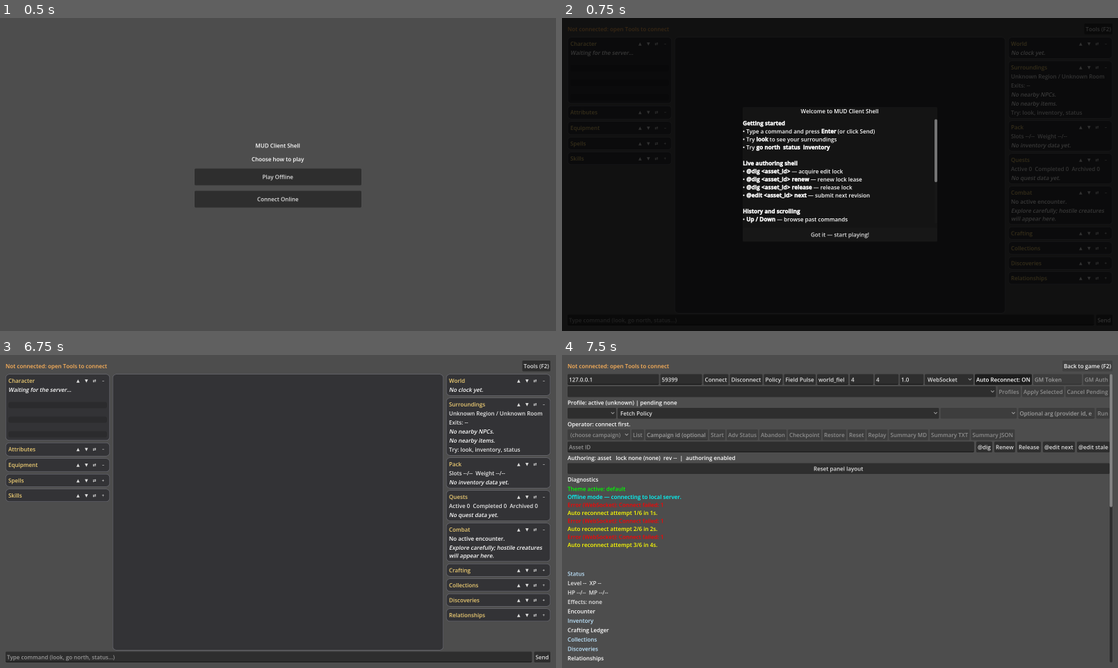
Above: before the commit, frames 1-4 (two rows, left to right).
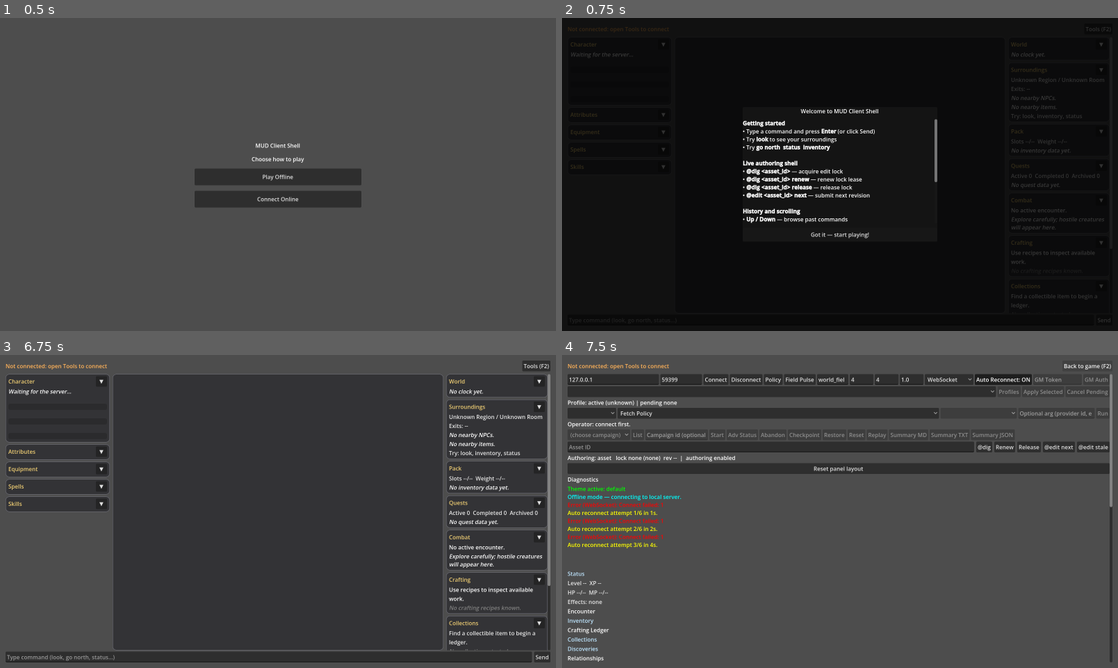
Above: after the commit, the same moments.

Repository: jbax-and-his-ai-pals/008-mud
Game: Godot game, scene res://scenes/launcher.tscn
The game is run twice, just before and just after one commit, with the same random seed, the same clock (stepped at 60 frames per second) and the same inputs.
Inputs (mouse positions are in pixels of both pictures, inside the frame that each line leads up to):
- Up to frame 1 (0.5 s): no input
- Up to frame 2 (0.75 s): click "Play Offline" at 0.5 s
- Up to frame 3 (6.75 s): click (266, 655) at 1.27 s; type "12" at 1.35 s; click (105, 480) at 2 s, where only the run before the commit has a clickable "+"; click (105, 495) at 2.75 s, where only the run before the commit has a clickable "+"; click (544, 570) at 3.5 s, where only the run before the commit has a clickable "+"; click (544, 586) at 4.25 s, where only the run before the commit has a clickable "+"; click (544, 599) at 5 s, where only the run before the commit has a clickable "+"; click (544, 614) at 5.75 s, where only the run before the commit has a clickable "+"; click "Got it — start playing!" at 6.5 s
- Up to frame 4 (7.5 s): click "Tools (F2)" at 7.25 s

Frame 1 is identical in both runs. In frame 2, 1.3% of the frame differs, in the area x 1-98%, y 7-93%; in frame 3, 9.0%, in the area x 1-99%, y 6-95%; in frame 4, nothing differs.

Commit message:
Panels: one clear collapse button, all open by default, layout kept per character
- The up/down/other-side buttons are gone (dragging does that); the collapse button is a
  larger bordered arrow that points down when open and right when collapsed.
- Every panel starts expanded.
- The arrangement is saved with the character and the server they play on
  ("host:port|name" in user://dock_layouts.json) and restored when they connect again.
  A character with no saved arrangement keeps what is on screen and saves it as theirs.

Co-Authored-By: Claude Sonnet 5.5 <noreply@anthropic.com>

Diff:
--- a/client/scripts/ui/docks/dock_manager.gd
+++ b/client/scripts/ui/docks/dock_manager.gd
@@ -11,7 +11,10 @@
 
 const DOCK_PANEL = preload("res://scripts/ui/docks/dock_panel.gd")
 const DOCK_COLUMN = preload("res://scripts/ui/docks/dock_column.gd")
-const LAYOUT_PATH := "user://dock_layout.json"
+# One file holds every saved arrangement: "<server>|<character>" -> layout, plus "_last", the most
+# recent one, which a character with no arrangement of their own starts from.
+const LAYOUT_PATH := "user://dock_layouts.json"
+const LAST := "_last"
 const DOCK_WIDTH := 300
 
 # id -> [title, default dock, start collapsed]. The order here is the default order.
@@ -19,17 +22,17 @@
 	["character", "Character", "left", false],
 	["attributes", "Attributes", "left", false],
 	["equipment", "Equipment", "left", false],
-	["spells", "Spells", "left", true],
-	["skills", "Skills", "left", true],
+	["spells", "Spells", "left", false],
+	["skills", "Skills", "left", false],
 	["world", "World", "right", false],
 	["surroundings", "Surroundings", "right", false],
 	["pack", "Pack", "right", false],
 	["quests", "Quests", "right", false],
 	["combat", "Combat", "right", false],
-	["crafting", "Crafting", "right", true],
-	["collections", "Collections", "right", true],
-	["discoveries", "Discoveries", "right", true],
-	["relationships", "Relationships", "right", true],
+	["crafting", "Crafting", "right", false],
+	["collections", "Collections", "right", false],
+	["discoveries", "Discoveries", "right", false],
+	["relationships", "Relationships", "right", false],
 ]
 
 var left_column: VBoxContainer
@@ -52,6 +55,7 @@
 var _skills: RichTextLabel
 var _world: RichTextLabel
 var _on_link: Callable
+var _layout_key: String = ""
 
 
 ## `existing` maps a panel id to the nodes that already display it (the main controller keeps
@@ -62,19 +66,18 @@
 	right_column = _make_column()
 	left_scroll = _make_scroll(left_column)
 	right_scroll = _make_scroll(right_column)
-	var saved := _load_layout()
+	var saved: Variant = _load_all().get(LAST, {})
 	for spec in PANELS:
 		var id: String = spec[0]
 		var content := _content_for(id, existing.get(id, []))
 		var card = DOCK_PANEL.new()
 		card.setup(id, spec[1], content, bool(spec[3]))
 		card.changed.connect(save_layout)
-		card.move_requested.connect(func(direction: String) -> void: _move(card, direction))
 		panels[id] = card
 	# default placement first, then whatever the player arranged
 	for spec in PANELS:
 		(left_column if spec[2] == "left" else right_column).add_child(panels[spec[0]])
-	_apply_saved(saved)
+	_apply_saved(saved if saved is Dictionary else {})
 
 
 func _make_column() -> VBoxContainer:
@@ -291,20 +294,18 @@
 
 # --- moving and remembering -------------------------------------------------------------
 
-func _move(card: Control, direction: String) -> void:
-	var column := card.get_parent() as VBoxContainer
-	if column == null:
+## The arrangement belongs to a character on a server: switching to one that has a saved layout
+## applies it; one that has none keeps what is on screen and saves it as theirs from now on.
+func use_layout_for(server: String, character: String) -> void:
+	var key := "%s|%s" % [server.strip_edges(), character.strip_edges().to_lower()]
+	if key == _layout_key or character.strip_edges() == "":
 		return
-	match direction:
-		"up":
-			column.move_child(card, maxi(0, card.get_index() - 1))
-		"down":
-			column.move_child(card, mini(column.get_child_count() - 1, card.get_index() + 1))
-		"side":
-			var other: VBoxContainer = right_column if column == left_column else left_column
-			column.remove_child(card)
-			other.add_child(card)
-	save_layout()
+	_layout_key = key
+	var saves := _load_all()
+	if saves.has(key) and saves[key] is Dictionary:
+		_apply_saved(saves[key])
+	else:
+		save_layout()
 
 
 func save_layout() -> void:
@@ -312,14 +313,19 @@
 	for pair in [["left", left_column], ["right", right_column]]:
 		var column: VBoxContainer = pair[1]
 		for card in column.get_children():
+			if card.get("panel_id") == null:
+				continue   # the drop preview box
 			data[card.panel_id] = {"dock": pair[0], "index": card.get_index(), "collapsed": card.collapsed}
+	var saves := _load_all()
+	saves[LAST] = data
+	if _layout_key != "":
+		saves[_layout_key] = data
 	var file := FileAccess.open(LAYOUT_PATH, FileAccess.WRITE)
 	if file != null:
-		file.store_string(JSON.stringify(data))
+		file.store_string(JSON.stringify(saves))
 
 
 func reset_layout() -> void:
-	DirAccess.remove_absolute(ProjectSettings.globalize_path(LAYOUT_PATH))
 	for spec in PANELS:
 		var card: Control = panels[spec[0]]
 		var column: VBoxContainer = left_column if spec[2] == "left" else right_column
@@ -334,9 +340,10 @@
 				order.append(spec[0])
 		for i in range(order.size()):
 			column.move_child(panels[order[i]], i)
-
-
-func _load_layout() -> Dictionary:
+	save_layout()
+
+
+func _load_all() -> Dictionary:
 	if not FileAccess.file_exists(LAYOUT_PATH):
 		return {}
 	var parsed = JSON.parse_string(FileAccess.get_file_as_string(LAYOUT_PATH))
--- a/client/scripts/ui/docks/dock_panel.gd
+++ b/client/scripts/ui/docks/dock_panel.gd
@@ -1,14 +1,12 @@
 # scripts/ui/docks/dock_panel.gd
 #
-# One info panel in a dock (Pack, Character, Equipment...): a titled card that can be collapsed,
-# nudged up or down, sent to the other side, or dragged by its title to any position in either
-# dock. The content is any Control; the card only owns the frame. Reached through `preload`.
+# One info panel in a dock (Pack, Character, Equipment...): a titled card that can be collapsed, or dragged
+# by its title to any position in either dock. The content is any Control; the card only owns the frame. Reached through `preload`.
 extends PanelContainer
 
 const PANEL_STYLE = preload("res://scripts/ui/docks/panel_style.gd")
 
-signal changed                       # collapsed, or asked to move: the owner saves the layout
-signal move_requested(direction: String)   # "up" | "down" | "side"
+signal changed                       # collapsed or expanded: the owner saves the layout
 
 var panel_id: String = ""
 var title_text: String = ""
@@ -46,12 +44,7 @@
 	# data, so it hands the question to the card.
 	_title.set_drag_forwarding(_get_drag_data, Callable(), Callable())
 	header.add_child(_title)
-	for spec in [["▲", "Move up", "up"], ["▼", "Move down", "down"], ["⇄", "Send to the other side", "side"]]:
-		var button := _tool_button(spec[0], spec[1])
-		var direction: String = spec[2]
-		button.pressed.connect(func() -> void: move_requested.emit(direction))
-		header.add_child(button)
-	_collapse_button = _tool_button("–", "Collapse or expand")
+	_collapse_button = _tool_button("▼", "Collapse or expand")
 	_collapse_button.pressed.connect(func() -> void: set_collapsed(not collapsed, true))
 	header.add_child(_collapse_button)
 
@@ -91,7 +84,8 @@
 func set_collapsed(value: bool, announce: bool) -> void:
 	collapsed = value
 	body.visible = not collapsed
-	_collapse_button.text = "+" if collapsed else "–"
+	_collapse_button.text = "▶" if collapsed else "▼"
+	_collapse_button.tooltip_text = "Expand" if collapsed else "Collapse"
 	if announce:
 		changed.emit()
 
@@ -100,10 +94,9 @@
 	var button := Button.new()
 	button.text = text
 	button.tooltip_text = tip
-	button.flat = true
 	button.focus_mode = Control.FOCUS_NONE
-	button.custom_minimum_size = Vector2(22, 0)
-	button.add_theme_font_size_override("font_size", 12)
+	button.custom_minimum_size = Vector2(32, 26)
+	button.add_theme_font_size_override("font_size", 15)
 	return button
 
 
--- a/client/scripts/ui/main_controller.gd
+++ b/client/scripts/ui/main_controller.gd
@@ -703,6 +703,7 @@
 		game_state_payloads._handle_asset_payload(payload)
 	elif event_type == "character":
 		if docks != null and typeof(payload) == TYPE_DICTIONARY:
+			docks.use_layout_for("%s:%s" % [host_input.text, port_input.text], str((payload as Dictionary).get("name", "")))
 			docks.apply_character(payload as Dictionary)
 	elif event_type == "world":
 		if docks != null and typeof(payload) == TYPE_DICTIONARY:
